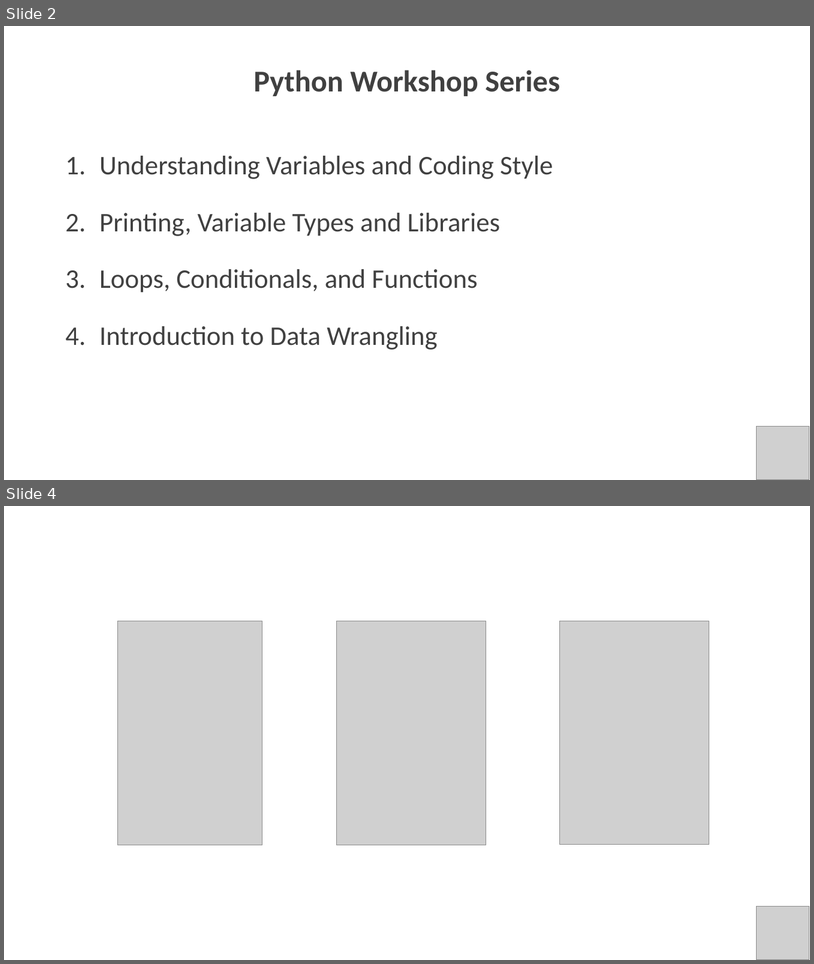
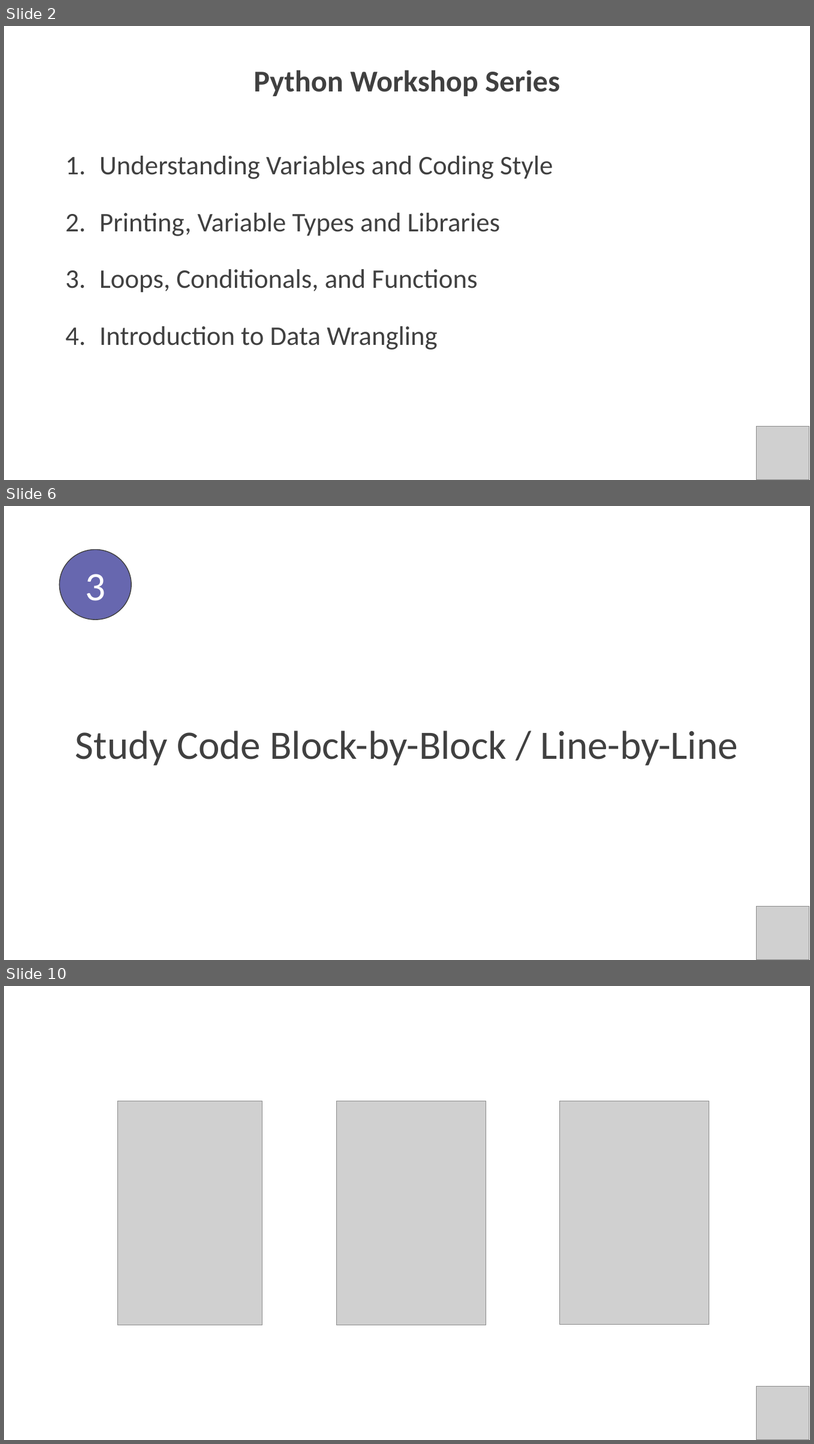
Before and after one commit to PracticumAI/python, a slide deck: presentations/01_intro_to_python.pptx. Shown one above the other, each under a label of ours: slides 2 and 4 before the commit, slides 2, 6 and 10 after it; the slides between them are not shown. The pictures are 814x964 and 814x1444 pixels, drawn with LibreOffice and Linux fonts; fonts in the diff are those of the drawing; grey boxes stand for pictures. Boxes give left, top, right and bottom in pixels: in the first picture for what was removed or moved away, otherwise in the second. Text is boxed around its words. In the diff, an @@ line names an element or a change of style, - is before the commit and + after.

```diff
--- a/presentations/01_intro_to_python.pptx
+++ b/presentations/01_intro_to_python.pptx
@@ slide 6 added at (4, 506, 810, 960), background #FFFFFF @@
@@ ellipse added at (60, 550, 132, 620), fill #6767AF, outline #404040 1 pt, 48 pt, text #FFFFFF @@
+3
@@ text added at (75, 730, 738, 765), 48 pt, text #404040 @@
+Study Code Block-by-Block / Line-by-Line
@@ picture added at (756, 906, 810, 960) @@
@@ what was slide 4 is now slide 10 @@
```
Also in this commit, not shown: 6 other slides added, 1 other file.
